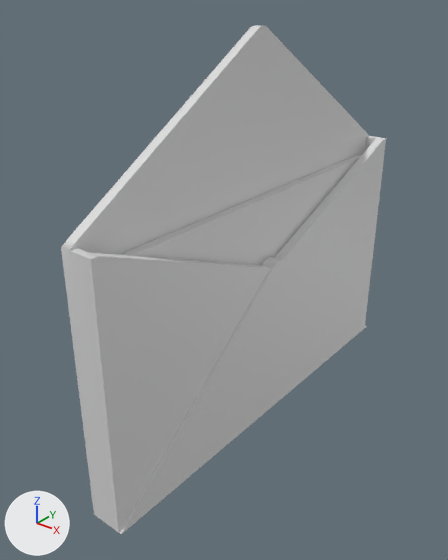
An edit to the FBX model GGJ19/Assets/Art/Meshes/ThrowableObject/SK_Letter.fbx, drawn before and after from the same camera.
Before and after are seen from a 50 mm lens placed at (0.0398, -0.057, 0.0361), pointed at (-0.0021, -0.0046, 0.0037). Arrows for +X, +Y and +Z are at lower left; the lights stay in place. Where no turn or scale is listed for an object, it has been applied to the vertices.
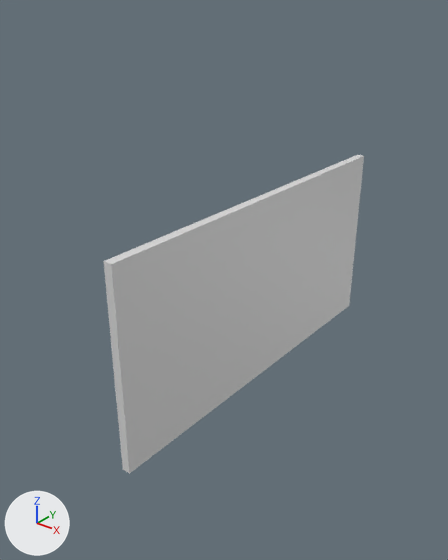
The change in detail:
Object 'pCube4' (ob_pcube4) is deleted.

Changed parts and their boxes (x1, y1, x2, y2) in the pictures (448 x 560 px):
'pCube4', deleted
    before: (61, 25, 386, 534)
'pCube2', unchanged, uncovered by the edit
    before: (120, 155, 362, 265)
    after: (104, 155, 364, 474)
